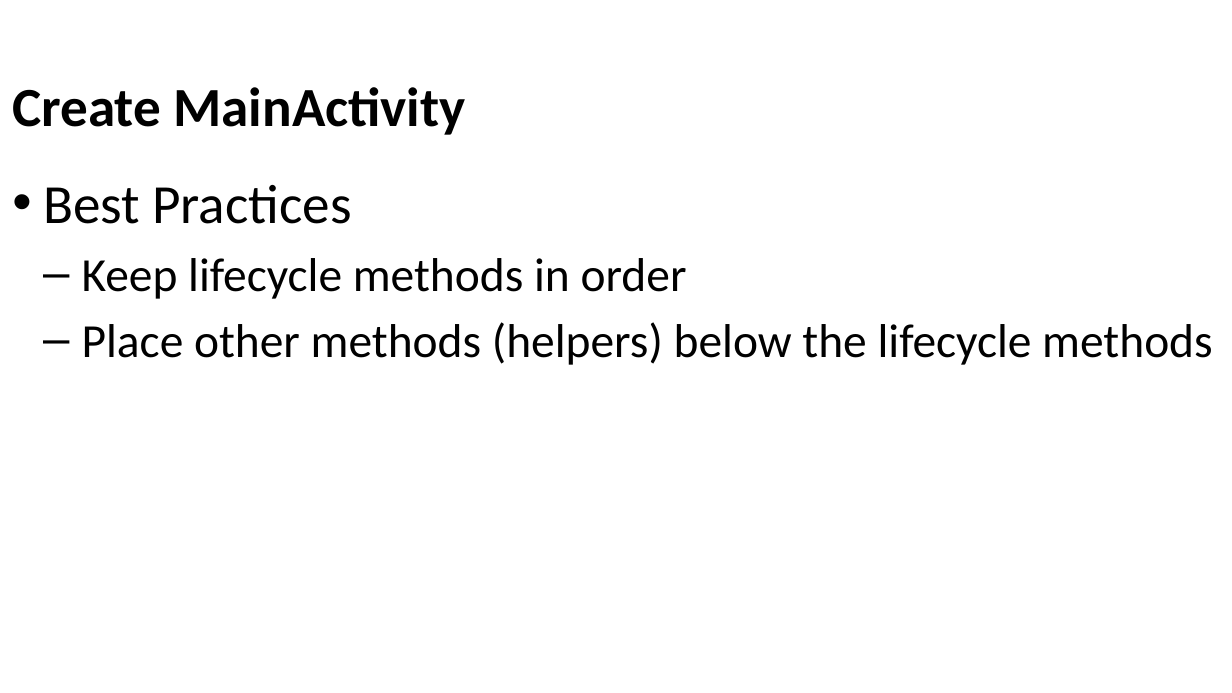
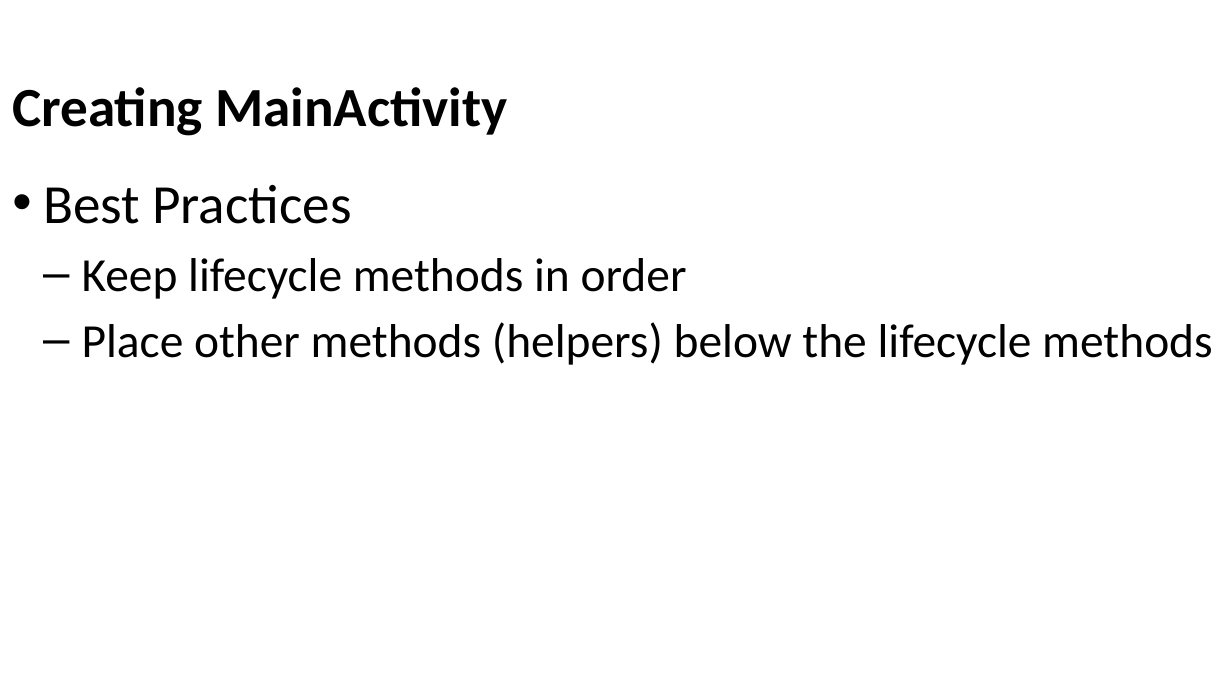
Before and after one commit to Batch-xx/Android-Lunch-Learn, a slide deck: slide 22 of slides/Android Studio_Activities_Fragments.pptx (slide 21 before the commit). Drawn at 1232x693 pixels with LibreOffice and Linux fonts; fonts in the diff are those of the drawing; background and template pictures are left out. Boxes give left, top, right and bottom in pixels: in the first picture for what was removed or moved away, otherwise in the second. Text is boxed around its words. In the diff, an @@ line names an element or a change of style, - is before the commit and + after.

```diff
--- a/slides/Android Studio_Activities_Fragments.pptx
+++ b/slides/Android Studio_Activities_Fragments.pptx
@@ title at bbox=[12, 87, 507, 136]: text changed @@
-Create MainActivity
+Creating MainActivity
```
Also in this commit, not shown: 3 other slides changed, 11 slides added, 1 slide removed, 5 other files.
